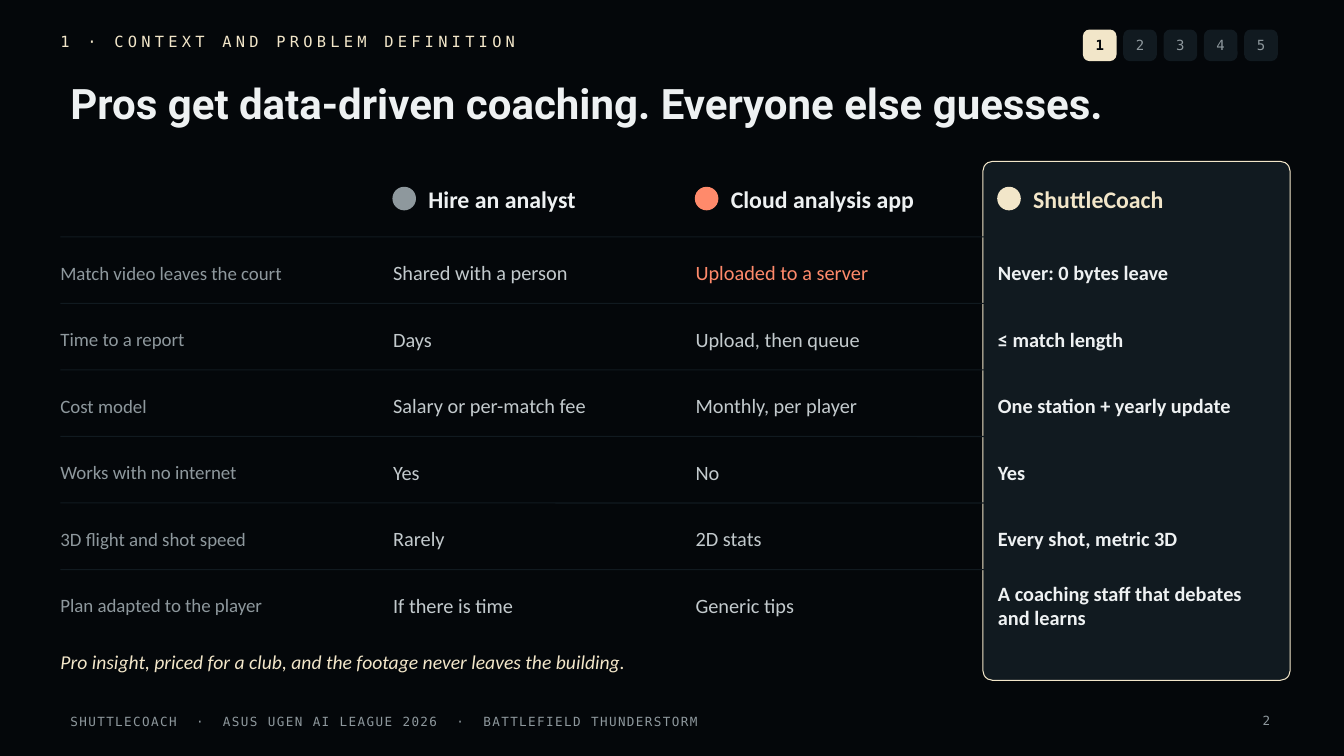
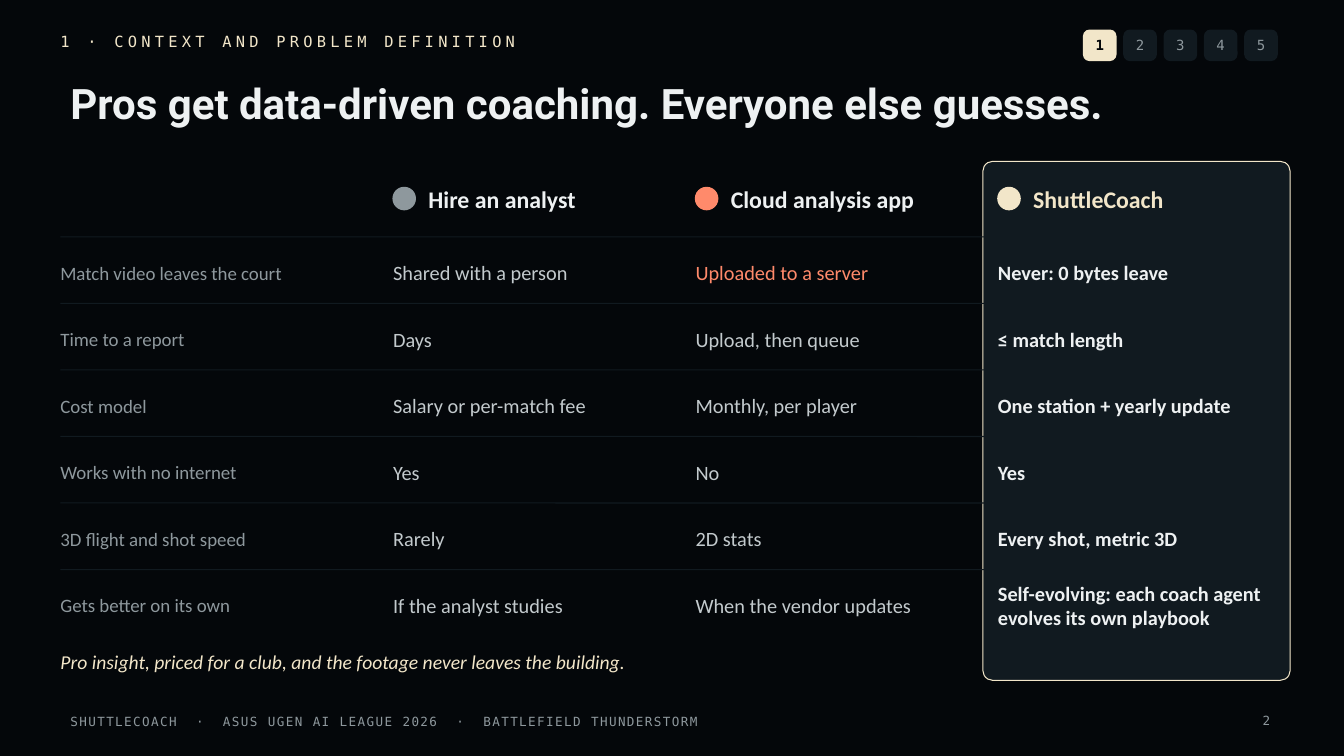
Before and after one commit to gino6178/ASUS_hackathon, a slide deck: slide 2 of deck/ShuttleCoach_StageI_Proposal_v4_static.pptx. Drawn at 1344x756 pixels with LibreOffice and Linux fonts; fonts in the diff are those of the drawing. Boxes give left, top, right and bottom in pixels: in the first picture for what was removed or moved away, otherwise in the second. Text is boxed around its words. In the diff, an @@ line names an element or a change of style, - is before the commit and + after.

```diff
--- a/deck/ShuttleCoach_StageI_Proposal_v4_static.pptx
+++ b/deck/ShuttleCoach_StageI_Proposal_v4_static.pptx
@@ text at [60,599,230,612]: text changed @@
-Plan adapted to the player
+Gets better on its own
@@ text at [393,599,563,617]: text changed @@
-If there is time
+If the analyst studies
@@ text at [696,599,911,617]: text changed @@
-Generic tips
+When the vendor updates
@@ text at [998,586,1260,629]: text changed @@
-A coaching staff that debates and learns
+Self-evolving: each coach agent evolves its own playbook
```
Also in this commit, not shown: 3 other slides changed, 19 other files.
